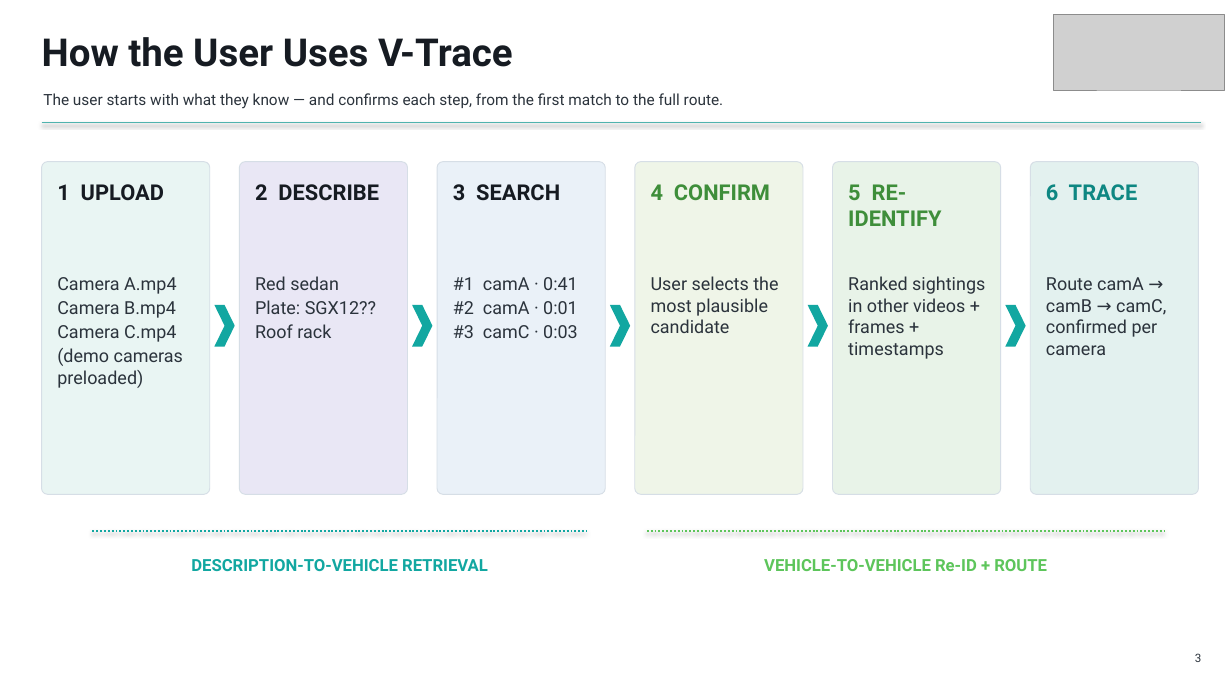
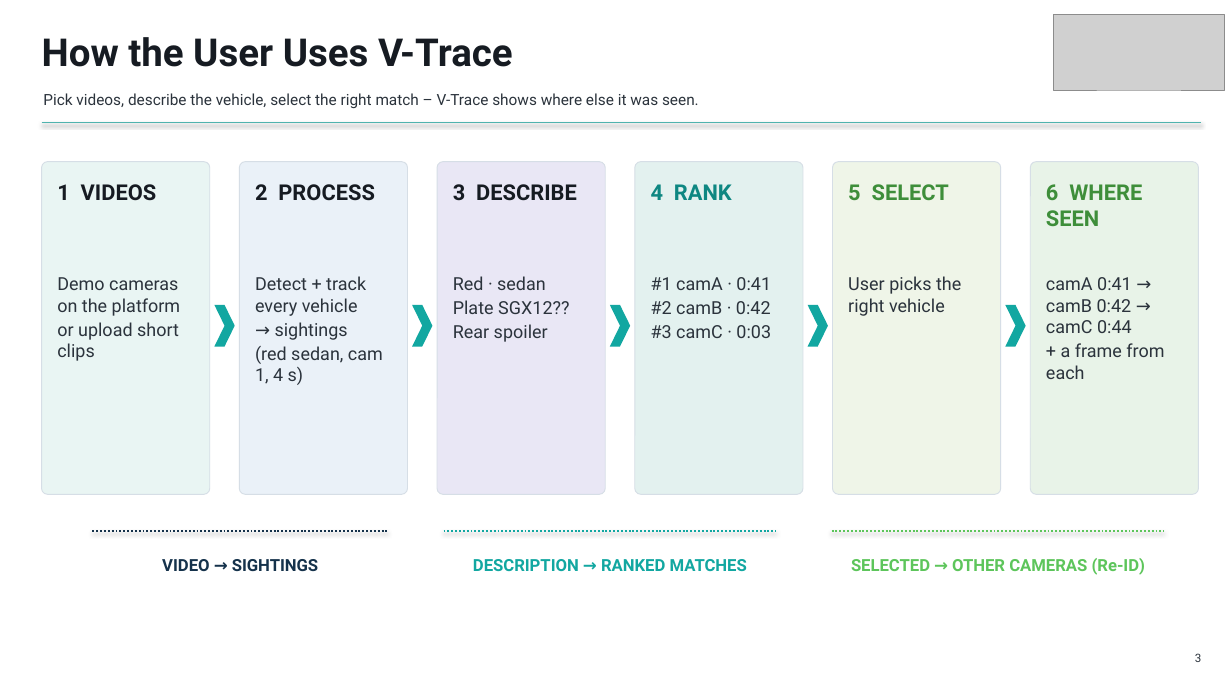
Before and after one commit to GurneetKB/V-Trace, a slide deck: slide 3 of deliverables/V-Trace_Final_Presentation.pptx. Drawn at 1232x693 pixels with LibreOffice and Linux fonts; fonts in the diff are those of the drawing; grey boxes stand for pictures. Boxes give left, top, right and bottom in pixels: in the first picture for what was removed or moved away, otherwise in the second. Text is boxed around its words. In the diff, an @@ line names an element or a change of style, - is before the commit and + after.

```diff
--- a/deliverables/V-Trace_Final_Presentation.pptx
+++ b/deliverables/V-Trace_Final_Presentation.pptx
@@ text at (43,93,699,108): text changed @@
-The user starts with what they know — and confirms each step, from the first match to the full route.
+Pick videos, describe the vehicle, select the right match – V-Trace shows where else it was seen.
@@ rounded rectangle at (239,162,408,494): fill #E9E7F5 to #EAF1F8 @@
@@ rounded rectangle at (437,162,605,494): fill #EAF1F8 to #E9E7F5 @@
@@ rounded rectangle at (635,162,803,494): fill #EFF5E8 to #E3F1EF @@
@@ rounded rectangle at (833,162,1001,494): fill #E8F3E8 to #EFF5E8 @@
@@ rounded rectangle at (1031,162,1199,494): fill #E3F1EF to #E8F3E8 @@
@@ text at (57,184,157,201): text changed @@
-1 UPLOAD
+1 VIDEOS
@@ text at (255,184,375,201): text changed @@
-2 DESCRIBE
+2 PROCESS
@@ text at (453,184,577,201): text changed @@
-3 SEARCH
+3 DESCRIBE
@@ text at (651,184,732,200): text changed; text colour #3E8E3A to #0E8782 @@
-4 CONFIRM
+4 RANK
@@ text at (848,184,949,200): text changed @@
-5 RE-IDENTIFY
+5 SELECT
@@ text at (1046,184,1142,226): text changed; text colour #0E8782 to #3E8E3A @@
-6 TRACE
+6 WHERE SEEN
@@ text at (57,277,180,361): text changed @@
-Camera A.mp4
-Camera B.mp4
-Camera C.mp4
-(demo cameras preloaded)
+Demo cameras on the platform
+or upload short clips
@@ text at (255,276,383,385): text changed @@
-Red sedan
-Plate: SGX12??
-Roof rack
+Detect + track every vehicle
+→ sightings
+(red sedan, cam 1, 4 s)
@@ text at (453,276,569,342): text changed @@
-#1 camA · 0:41
-#2 camA · 0:01
-#3 camC · 0:03
+Red · sedan
+Plate SGX12??
+Rear spoiler
@@ text at (651,277,771,338): text changed @@
-User selects the most plausible candidate
+#1 camA · 0:41
+#2 camB · 0:42
+#3 camC · 0:03
@@ text at (848,276,961,316): text changed @@
-Ranked sightings in other videos + frames + timestamps
+User picks the right vehicle
@@ text at (1046,277,1164,379): text changed @@
-Route camA → camB → camC, confirmed per camera
+camA 0:41 → camB 0:42 → camC 0:44
++ a frame from each
@@ line moved from (92, 531) - (587, 531) to (92, 531) - (388, 531) @@
@@ line (92, 531) - (388, 531): stroke #12A7A1 1.5 pt dashed to #15324B 1.5 pt dashed @@
@@ line added from (444, 531) to (776, 531), #12A7A1 1.5 pt dashed @@
@@ line moved from (647, 531) - (1165, 531) to (832, 531) - (1165, 531) @@
@@ text at (162,559,318,571): text changed; text colour #12A7A1 to #15324B @@
-DESCRIPTION-TO-VEHICLE RETRIEVAL
+VIDEO → SIGHTINGS
@@ text added at (473,559,747,571), 13 pt, text #12A7A1, bold @@
+DESCRIPTION → RANKED MATCHES
@@ text at (851,558,1145,575): text changed @@
-VEHICLE-TO-VEHICLE Re-ID + ROUTE
+SELECTED → OTHER CAMERAS (Re-ID)
```
Also in this commit, not shown: 7 other slides changed, 6 slides added, 9 slides removed, 10 other files.
